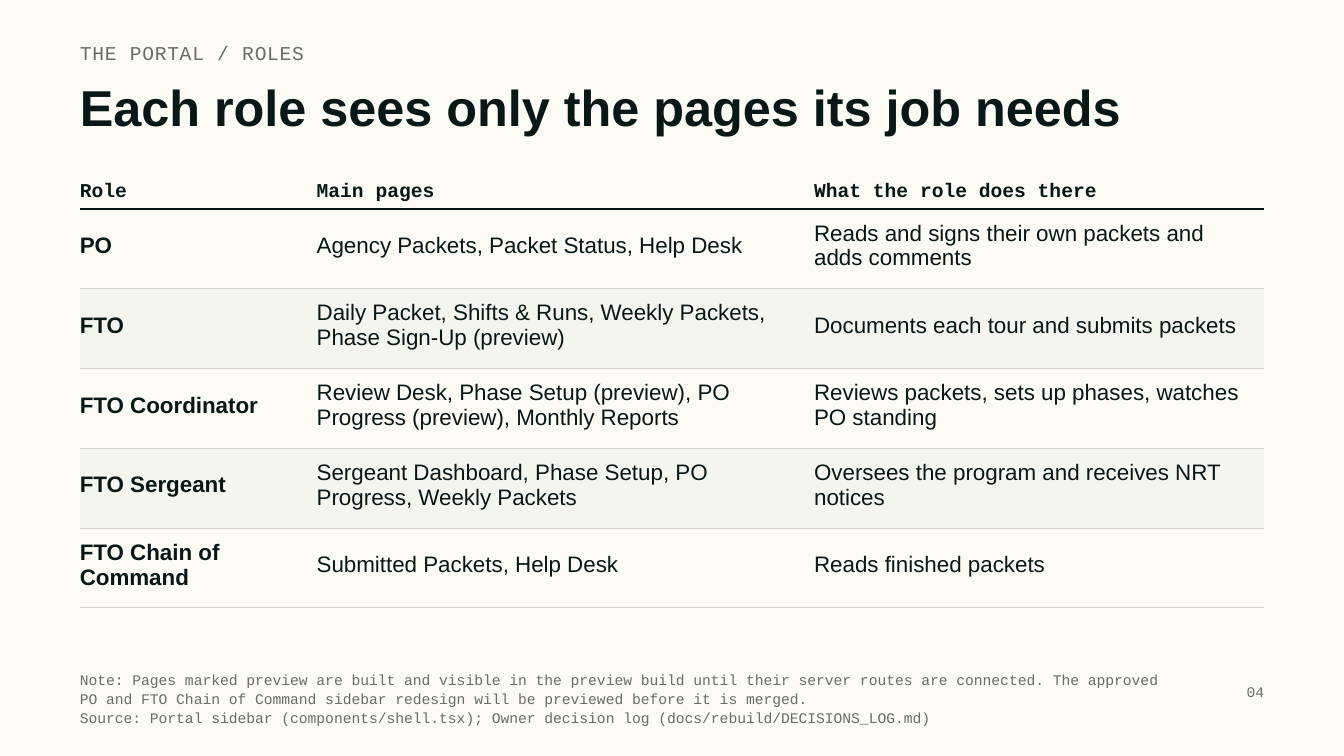
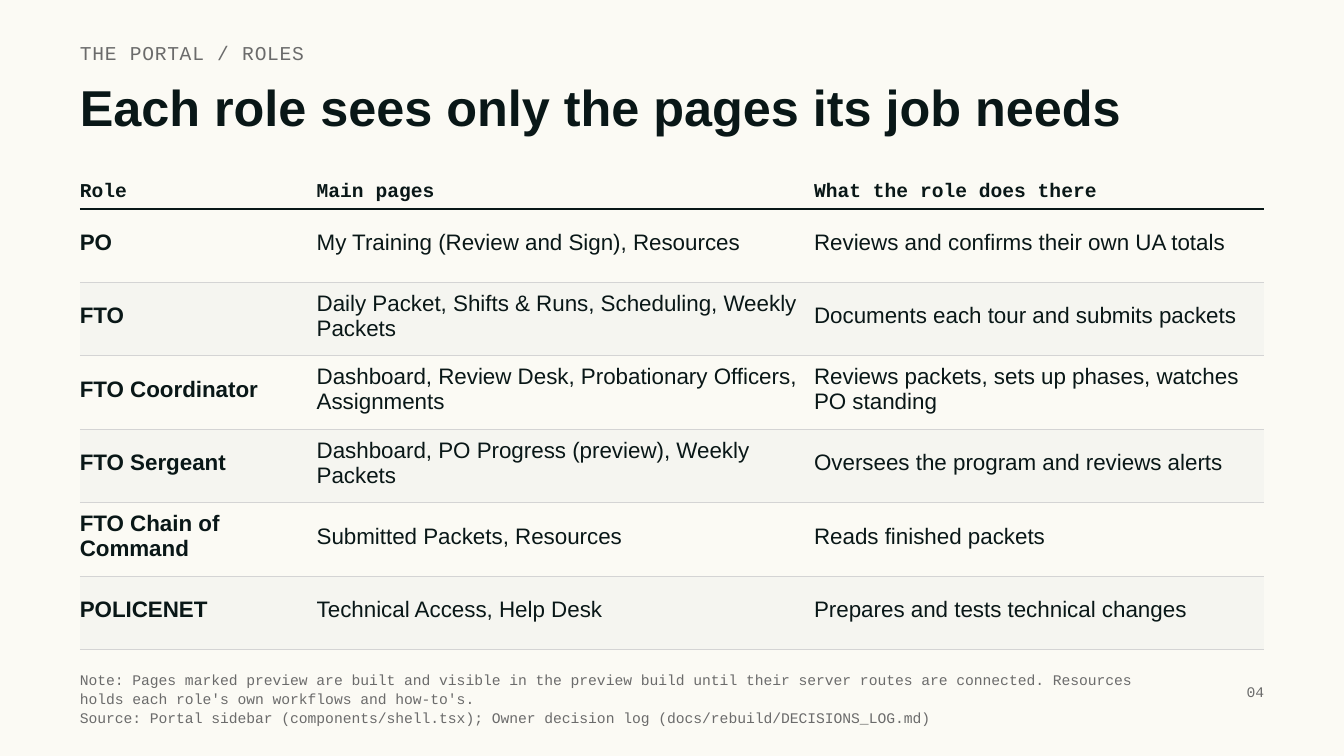
Before and after one commit to fitfo2019-dev/CPD-FTO-PORTAL, a slide deck: slide 4 of docs/training/FTO-Portal-Training-Deck.pptx. Drawn at 1344x756 pixels with LibreOffice and Linux fonts; fonts in the diff are those of the drawing. Boxes give left, top, right and bottom in pixels: in the first picture for what was removed or moved away, otherwise in the second. Text is boxed around its words. In the diff, an @@ line names an element or a change of style, - is before the commit and + after.

Commit message:
Training deck version 4: role tabs and Help Desk workflows

```diff
--- a/docs/training/FTO-Portal-Training-Deck.pptx
+++ b/docs/training/FTO-Portal-Training-Deck.pptx
@@ table at [80,161,1263,626] @@
-row 2: PO | Agency Packets, Packet Status, Help Desk | Reads and signs their own packets and adds comments
-row 3: FTO | Daily Packet, Shifts & Runs, Weekly Packets, Phase Sign-Up (preview) | Documents each tour and submits packets
-row 4: FTO Coordinator | Review Desk, Phase Setup (preview), PO Progress (preview), Monthly Reports | Reviews packets, sets up phases, watches PO standing
-row 5: FTO Sergeant | Sergeant Dashboard, Phase Setup, PO Progress, Weekly Packets | Oversees the program and receives NRT notices
-row 6: FTO Chain of Command | Submitted Packets, Help Desk | Reads finished packets
+row 2: PO | My Training (Review and Sign), Resources | Reviews and confirms their own UA totals
+row 3: FTO | Daily Packet, Shifts & Runs, Scheduling, Weekly Packets | Documents each tour and submits packets
+row 4: FTO Coordinator | Dashboard, Review Desk, Probationary Officers, Assignments | Reviews packets, sets up phases, watches PO standing
+row 5: FTO Sergeant | Dashboard, PO Progress (preview), Weekly Packets | Oversees the program and reviews alerts
+row 6: FTO Chain of Command | Submitted Packets, Resources | Reads finished packets
+row 7: POLICENET | Technical Access, Help Desk | Prepares and tests technical changes
@@ text at [80,675,1132,704]: text changed @@
-Note: Pages marked preview are built and visible in the preview build until their server routes are connected. The approved PO and FTO Chain of Command sidebar redesign will be previewed before it is merged.
+Note: Pages marked preview are built and visible in the preview build until their server routes are connected. Resources holds each role's own workflows and how-to's.
```
Also in this commit, not shown: 2 other slides changed, 1 other file.
